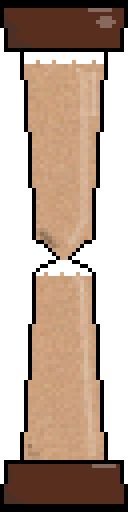
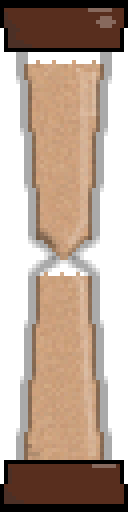
Comparing the layer stacks of the two 128 × 512 images. Changes:
added layer "glasslines" above "sand-bottom" over (16, 52, 112, 460)
renamed "Ebene" to "baselines", painted on it over (16, 52, 112, 460)
